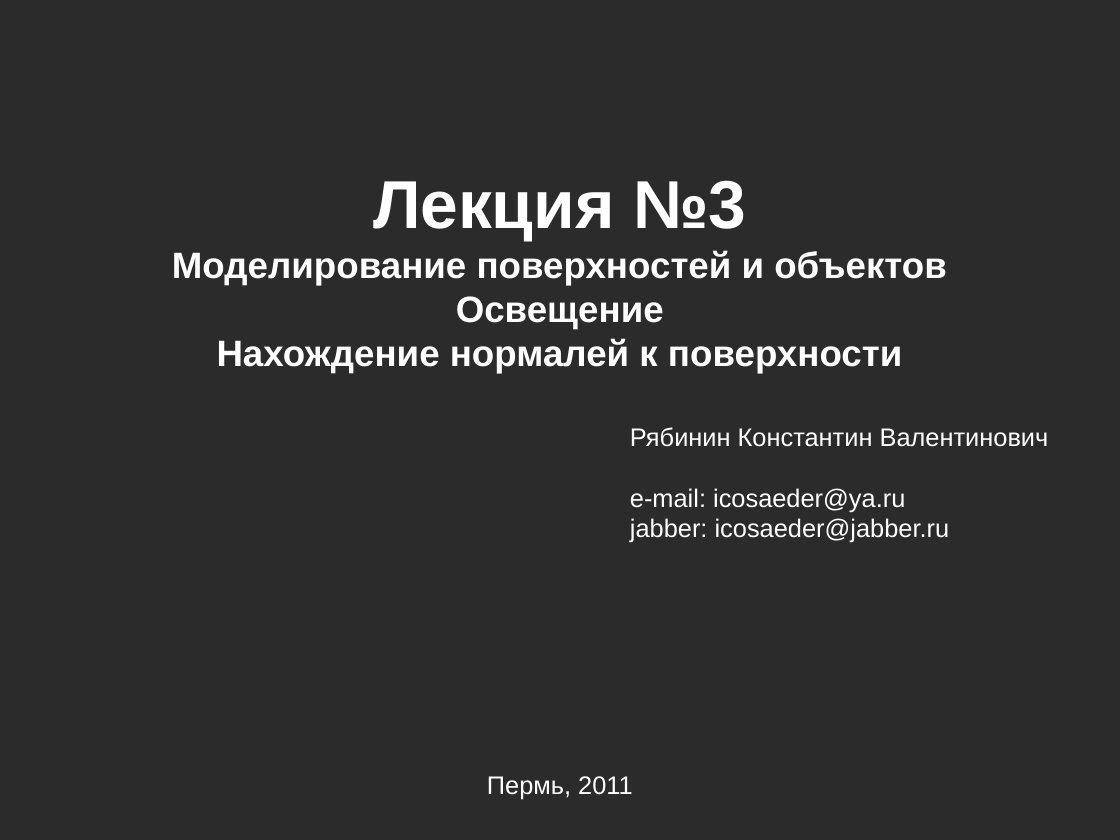
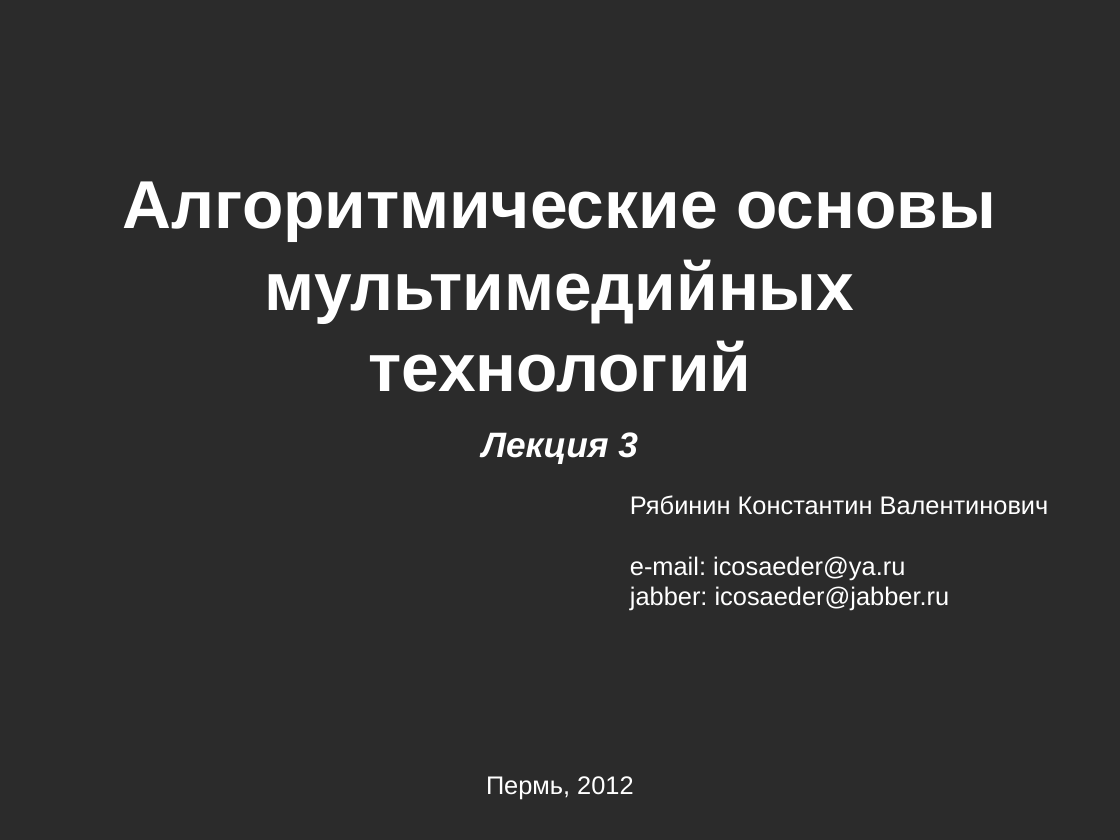
Before and after one commit to icosaeder/mmtech-lect, a slide deck: slide 1 of Лекции/Лекция №3/Лекция №3.odp. Drawn at 1120x840 pixels with LibreOffice and Linux fonts; fonts in the diff are those of the drawing; background and template pictures are left out; a plain dark background stands for a picture behind light text. Boxes give left, top, right and bottom in pixels: in the first picture for what was removed or moved away, otherwise in the second. Text is boxed around its words. In the diff, an @@ line names an element or a change of style, - is before the commit and + after.

Commit message:
update lectures 2 and 3

```diff
--- a/Лекции/Лекция №3/Лекция №3.odp
+++ b/Лекции/Лекция №3/Лекция №3.odp
@@ text added at box(123, 181, 996, 463), 48 pt, text #FFFFFF, bold @@
+Алгоритмические основы мультимедийных технологий
+Лекция 3
@@ text removed at box(172, 180, 947, 374) @@
-Лекция №3
-Моделирование поверхностей и объектов
-Освещение
-Нахождение нормалей к поверхности
@@ text "Рябинин Константин Валентинович": place and size @@
-text "Рябинин Константин Валентинович" at box(630, 427, 1049, 543)
+text "Рябинин Константин Валентинович" at box(630, 495, 1049, 611)
@@ text at box(486, 776, 633, 799): text changed @@
-Пермь, 2011
+Пермь, 2012
```
Also in this commit, not shown: 1 other slide changed, 3 slides added, 3 other files.
